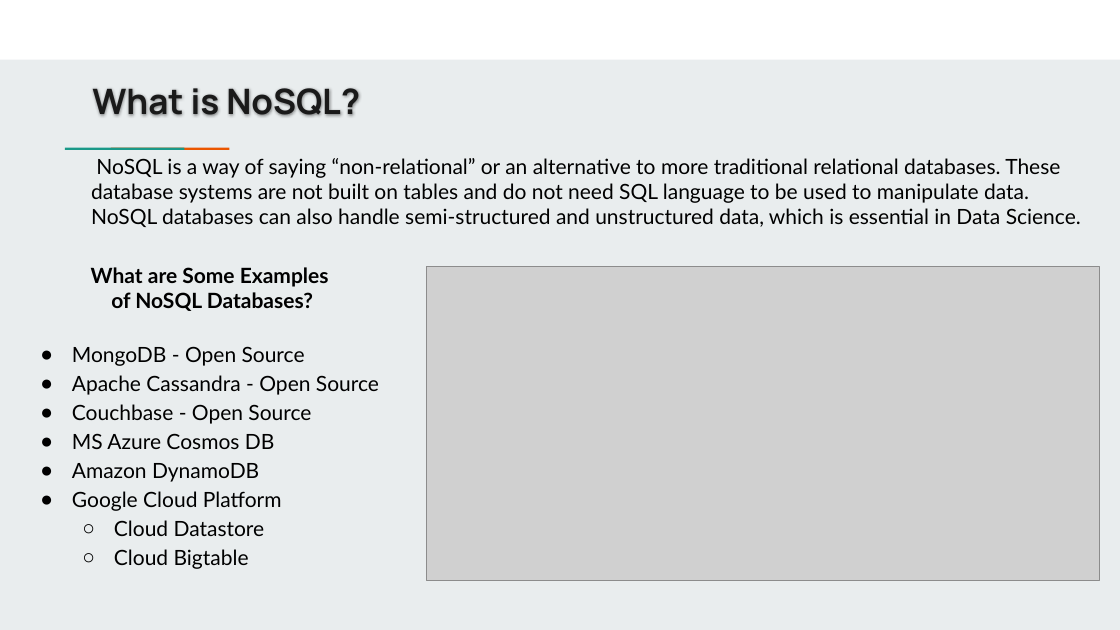
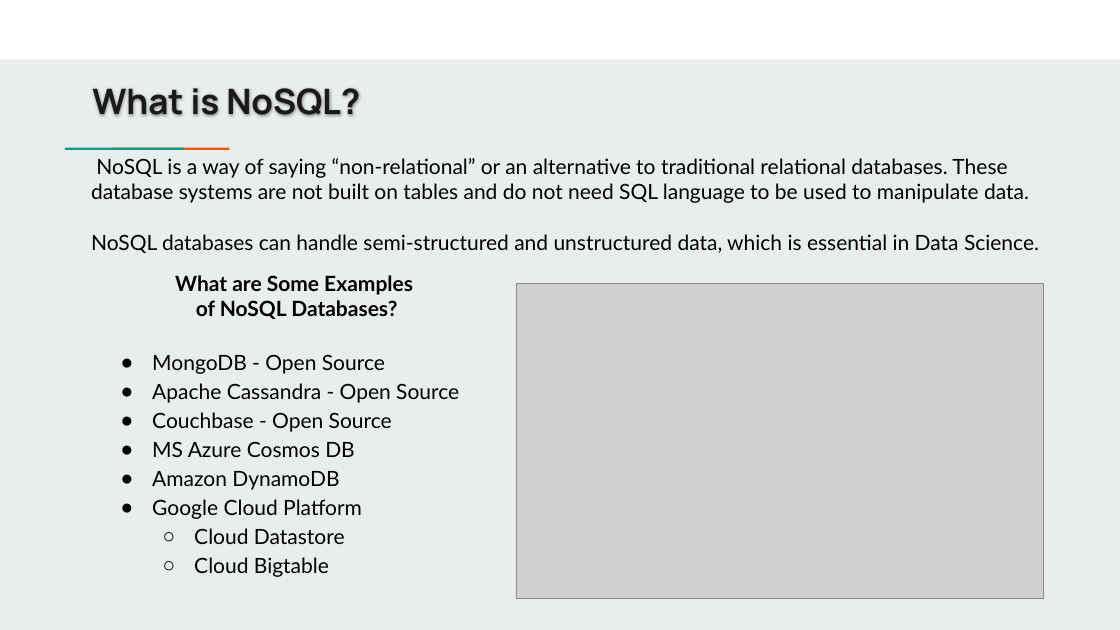
Before and after one commit to jbergmann56/OSDA-DataManipulationAndManagement, a slide deck: slide 11 of Lectures/Tools for Data Manipulation _ Management (8).pptx. Drawn at 1120x630 pixels with LibreOffice and Linux fonts; fonts in the diff are those of the drawing; grey boxes stand for pictures. Boxes give left, top, right and bottom in pixels: in the first picture for what was removed or moved away, otherwise in the second. Text is boxed around its words. In the diff, an @@ line names an element or a change of style, - is before the commit and + after.

```diff
--- a/Lectures/Tools for Data Manipulation _ Management (8).pptx
+++ b/Lectures/Tools for Data Manipulation _ Management (8).pptx
@@ text at (91,158,1039,253): text changed @@
-NoSQL is a way of saying “non-relational” or an alternative to more traditional relational databases. These database systems are not built on tables and do not need SQL language to be used to manipulate data. NoSQL databases can also handle semi-structured and unstructured data, which is essential in Data Science.
+NoSQL is a way of saying “non-relational” or an alternative to traditional relational databases. These database systems are not built on tables and do not need SQL language to be used to manipulate data.
+NoSQL databases can handle semi-structured and unstructured data, which is essential in Data Science.
@@ text "What are Some Examples": place and size @@
-text "What are Some Examples" at (72,267,379,569)
+text "What are Some Examples" at (152,275,459,577)
@@ picture: place and size @@
-picture at (426,267,1099,581)
+picture at (516,284,1044,599)
```
Also in this commit, not shown: 6 other slides changed, 15 other files.
